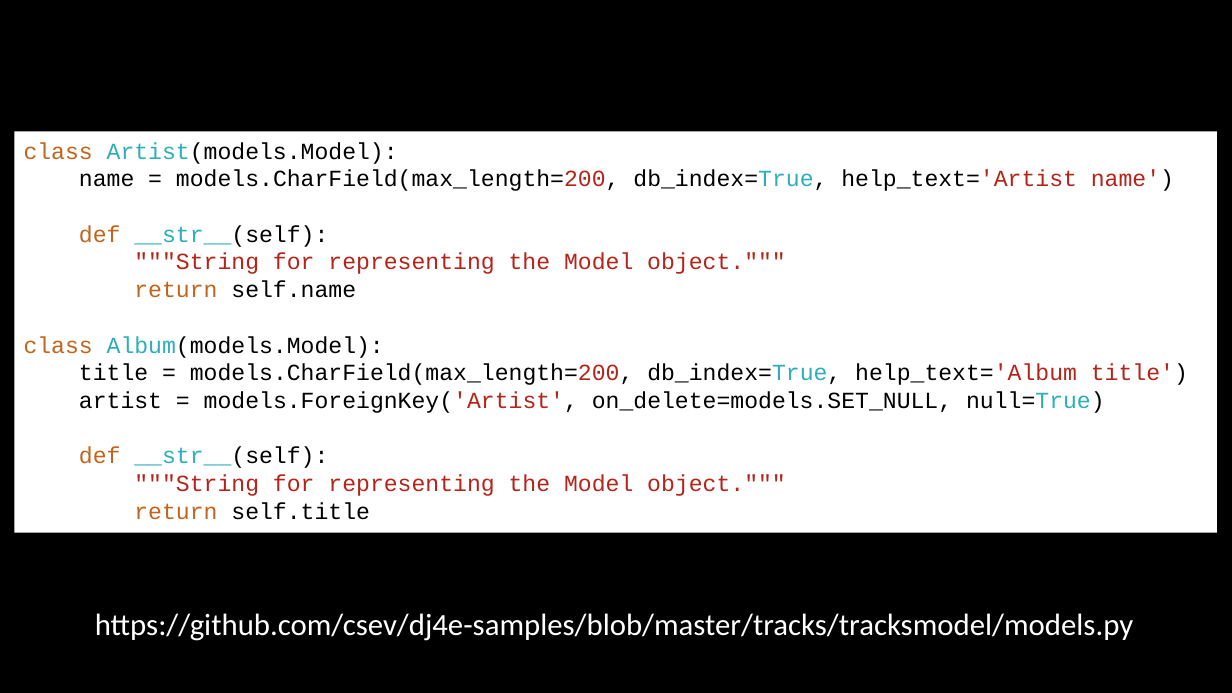
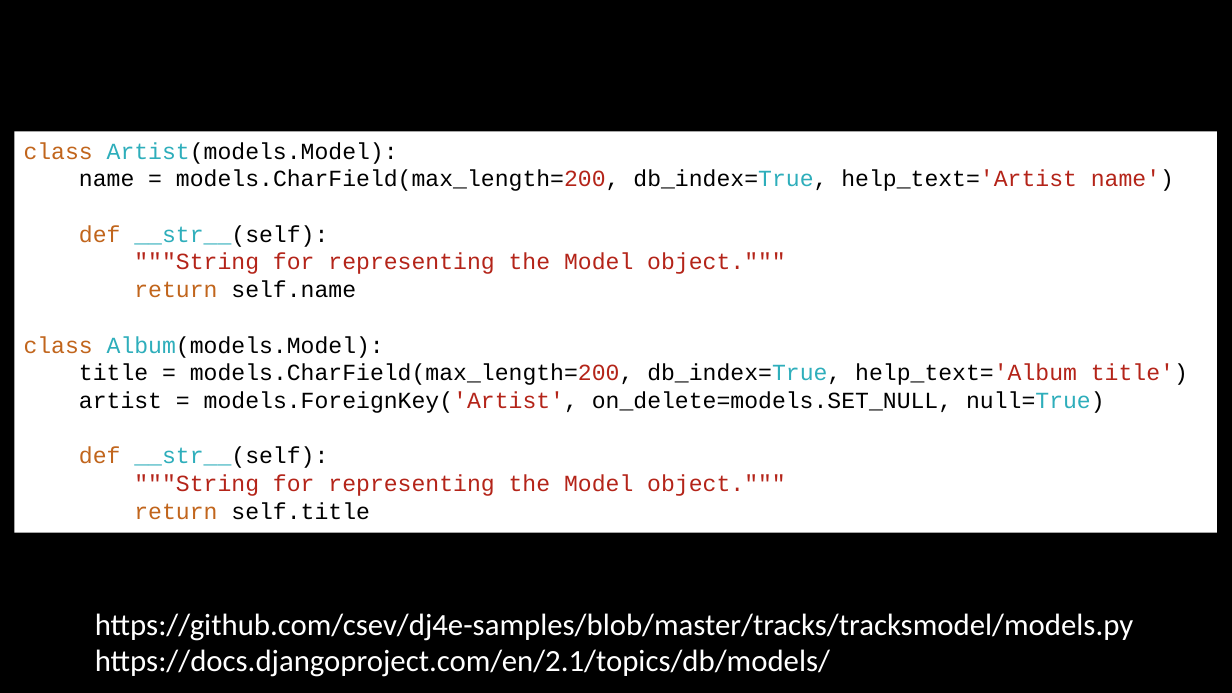
Before and after one commit to csev/dj4e, a slide deck: slide 23 of lectures/DJ-04-Model-One.pptx. Drawn at 1232x693 pixels with LibreOffice and Linux fonts; fonts in the diff are those of the drawing. Boxes give left, top, right and bottom in pixels: in the first picture for what was removed or moved away, otherwise in the second. Text is boxed around its words. In the diff, an @@ line names an element or a change of style, - is before the commit and + after.

Commit message:
Update slides

```diff
--- a/lectures/DJ-04-Model-One.pptx
+++ b/lectures/DJ-04-Model-One.pptx
@@ text at box(95, 649, 830, 677): paragraph added @@
+https://docs.djangoproject.com/en/2.1/topics/db/models/
```
Also in this commit, not shown: 1 other slide changed.
